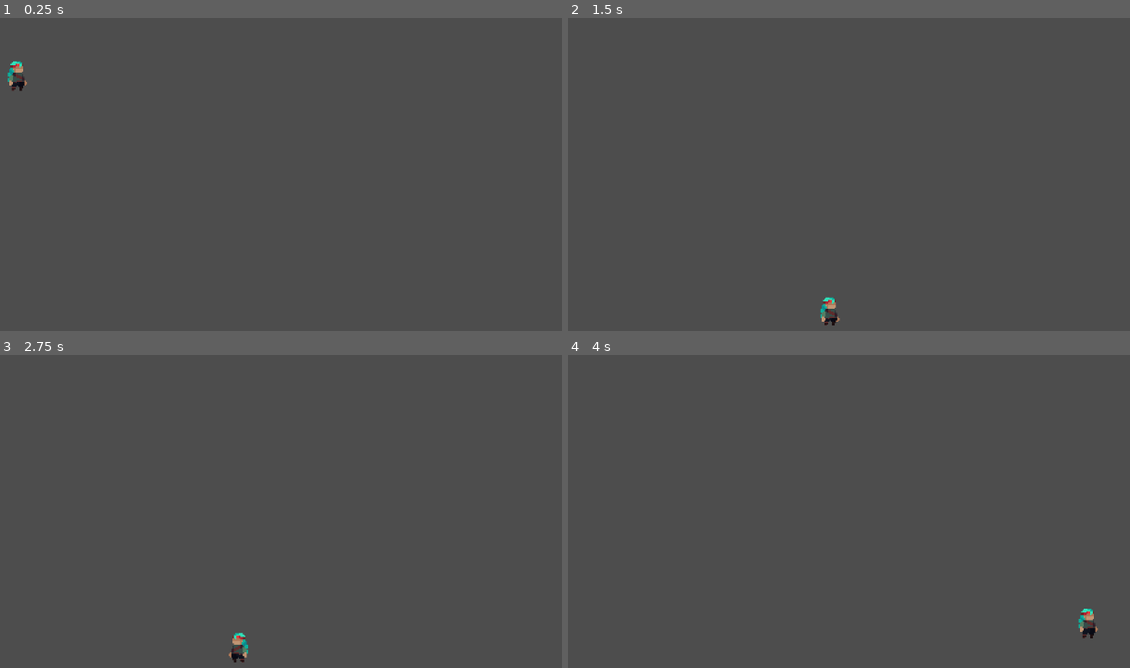
Above: before the commit, frames 1-4 (two rows, left to right).
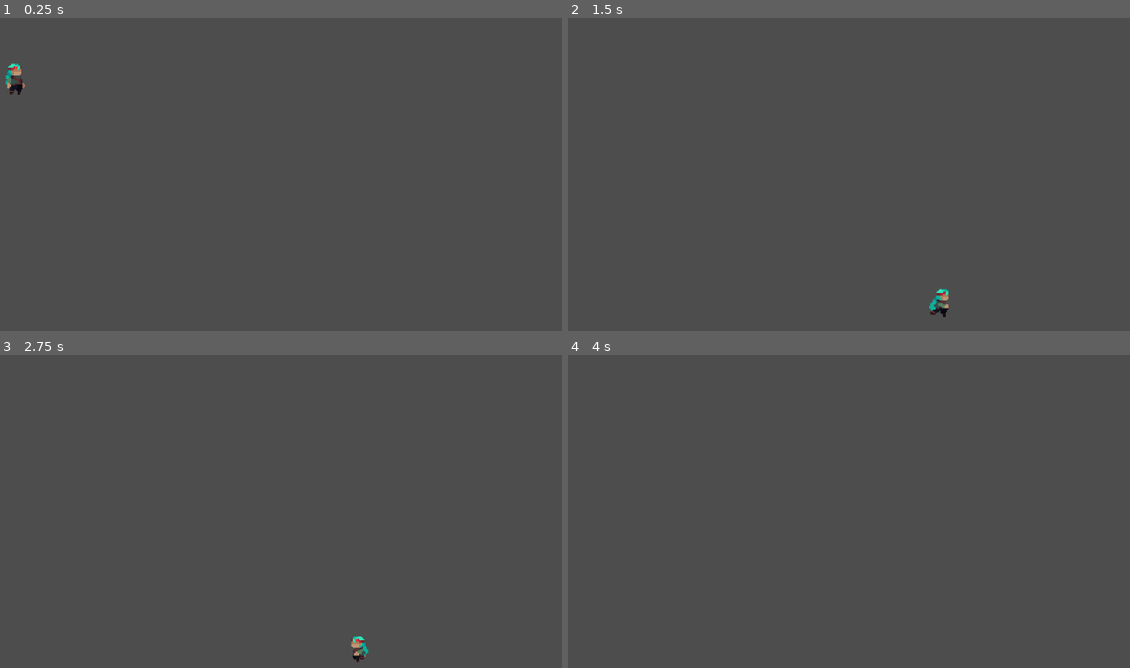
Above: after the commit, the same moments.

Repository: samsamfisher/Project_M
Game: Godot game, scene res://Scènes/main.tscn
Two runs of this game, one before a commit and one after it. Both use one fixed random seed, a clock stepped at 60 frames per second and the inputs below.
Inputs:
- Up to frame 1 (0.25 s): no input
- Up to frame 2 (1.5 s): hold D (move_right) from 0.53 s (still down); tap Shift (dash) at 0.6 s; tap Space (jump) at 0.77, 0.8, 1.07, 1.35 s
- Up to frame 3 (2.75 s): tap Space (jump) at 1.52, 1.82, 2.3 s; tap Shift (dash) at 1.55, 2.1 s; release D (move_right) at 2.03 s; hold A (move_left) from 2.03 s (still down)
- Up to frame 4 (4 s): release A (move_left) at 2.78 s; hold D (move_right) from 2.78 s (still down); tap Shift (dash) at 2.85 s; tap Space (jump) at 3.02, 3.32, 3.6, 3.77 s

The runs differ from the first frame. In frame 1, 0.2% of the frame differs, in the area x 0-5%, y 13-25%; in frame 2, 0.4%, in the area x 44-68%, y 86-99%; in frame 3, 0.4%; in frame 4, 0.2%.

Commit message:
Scène de test + boite de collision pour le sol, mouvement fonctionnel

Diff:
--- a/Scripts/Player.gd
+++ b/Scripts/Player.gd
@@ -74,6 +74,7 @@
 	if direction != 0:
 		var accel := acceleration if is_on_floor() else air_acceleration
 		velocity.x = move_toward(velocity.x, direction * max_speed, accel * delta)
+		$AnimatedSprite2D.play("run")
 	else:
 		velocity.x = move_toward(velocity.x, 0.0, friction * delta)
 
--- a/Scènes/player.tscn
+++ b/Scènes/player.tscn
@@ -2,6 +2,7 @@
 
 [ext_resource type="Script" uid="uid://c5qonyk37tagj" path="res://Scripts/Player.gd" id="1_c544a"]
 [ext_resource type="Texture2D" uid="uid://bh5rhv4gjd5tg" path="res://Sprite/Platformer Hero FREE Version-Idle.png" id="2_c544a"]
+[ext_resource type="Texture2D" uid="uid://ffpfq0dsfb8q" path="res://Sprite/Platformer Hero FREE Version-Run.png" id="3_16m8m"]
 
 [sub_resource type="CapsuleShape2D" id="CapsuleShape2D_c544a"]
 radius = 15.0
@@ -9,35 +10,67 @@
 
 [sub_resource type="AtlasTexture" id="AtlasTexture_c544a"]
 atlas = ExtResource("2_c544a")
-region = Rect2(0, 20, 48, 28)
+region = Rect2(12, 0, 36, 48)
 
 [sub_resource type="AtlasTexture" id="AtlasTexture_16m8m"]
 atlas = ExtResource("2_c544a")
-region = Rect2(48, 20, 48, 28)
+region = Rect2(60, 0, 36, 48)
 
 [sub_resource type="AtlasTexture" id="AtlasTexture_5arnv"]
 atlas = ExtResource("2_c544a")
-region = Rect2(96, 20, 48, 28)
+region = Rect2(108, 0, 36, 48)
 
 [sub_resource type="AtlasTexture" id="AtlasTexture_wss7u"]
 atlas = ExtResource("2_c544a")
-region = Rect2(144, 20, 48, 28)
+region = Rect2(156, 0, 36, 48)
 
 [sub_resource type="AtlasTexture" id="AtlasTexture_cucgj"]
 atlas = ExtResource("2_c544a")
-region = Rect2(192, 20, 48, 28)
+region = Rect2(204, 0, 36, 48)
 
 [sub_resource type="AtlasTexture" id="AtlasTexture_anahk"]
 atlas = ExtResource("2_c544a")
-region = Rect2(240, 20, 48, 28)
+region = Rect2(252, 0, 36, 48)
 
 [sub_resource type="AtlasTexture" id="AtlasTexture_3idgr"]
 atlas = ExtResource("2_c544a")
-region = Rect2(288, 20, 48, 28)
+region = Rect2(300, 0, 36, 48)
 
 [sub_resource type="AtlasTexture" id="AtlasTexture_ugyn4"]
 atlas = ExtResource("2_c544a")
-region = Rect2(336, 20, 48, 28)
+region = Rect2(348, 0, 36, 48)
+
+[sub_resource type="AtlasTexture" id="AtlasTexture_q1k8k"]
+atlas = ExtResource("3_16m8m")
+region = Rect2(12, 0, 36, 48)
+
+[sub_resource type="AtlasTexture" id="AtlasTexture_caakp"]
+atlas = ExtResource("3_16m8m")
+region = Rect2(60, 0, 36, 48)
+
+[sub_resource type="AtlasTexture" id="AtlasTexture_vuwcd"]
+atlas = ExtResource("3_16m8m")
+region = Rect2(108, 0, 36, 48)
+
+[sub_resource type="AtlasTexture" id="AtlasTexture_sdeou"]
+atlas = ExtResource("3_16m8m")
+region = Rect2(156, 0, 36, 48)
+
+[sub_resource type="AtlasTexture" id="AtlasTexture_6tbhk"]
+atlas = ExtResource("3_16m8m")
+region = Rect2(204, 0, 36, 48)
+
+[sub_resource type="AtlasTexture" id="AtlasTexture_lw7as"]
+atlas = ExtResource("3_16m8m")
+region = Rect2(252, 0, 36, 48)
+
+[sub_resource type="AtlasTexture" id="AtlasTexture_slrmd"]
+atlas = ExtResource("3_16m8m")
+region = Rect2(300, 0, 36, 48)
+
+[sub_resource type="AtlasTexture" id="AtlasTexture_a5hxi"]
+atlas = ExtResource("3_16m8m")
+region = Rect2(348, 0, 36, 48)
 
 [sub_resource type="SpriteFrames" id="SpriteFrames_caakp"]
 animations = [{
@@ -68,19 +101,54 @@
 }],
 "loop": true,
 "name": &"idle",
-"speed": 5.0
+"speed": 12.0
+}, {
+"frames": [{
+"duration": 1.0,
+"texture": SubResource("AtlasTexture_q1k8k")
+}, {
+"duration": 1.0,
+"texture": SubResource("AtlasTexture_caakp")
+}, {
+"duration": 1.0,
+"texture": SubResource("AtlasTexture_vuwcd")
+}, {
+"duration": 1.0,
+"texture": SubResource("AtlasTexture_sdeou")
+}, {
+"duration": 1.0,
+"texture": SubResource("AtlasTexture_6tbhk")
+}, {
+"duration": 1.0,
+"texture": SubResource("AtlasTexture_lw7as")
+}, {
+"duration": 1.0,
+"texture": SubResource("AtlasTexture_slrmd")
+}, {
+"duration": 1.0,
+"texture": SubResource("AtlasTexture_a5hxi")
+}],
+"loop": true,
+"name": &"run",
+"speed": 20.0
 }]
 
 [node name="Player" type="CharacterBody2D" unique_id=557671400]
 script = ExtResource("1_c544a")
+max_speed = 500.0
+acceleration = 1300.0
+jump_velocity = -550.0
+gravity_up = 1300.0
+gravity_down = 2000.0
+dash_speed = 900.0
 
 [node name="CollisionShape2D" type="CollisionShape2D" parent="." unique_id=1603531983]
 shape = SubResource("CapsuleShape2D_c544a")
 
 [node name="AnimatedSprite2D" type="AnimatedSprite2D" parent="." unique_id=443572277]
-position = Vector2(0, 23)
+position = Vector2(9, 2)
 scale = Vector2(2, 2)
 sprite_frames = SubResource("SpriteFrames_caakp")
-animation = &"idle"
-frame_progress = 0.0010926856
+animation = &"run"
+frame_progress = 0.29557478
 offset = Vector2(-8, -12)
